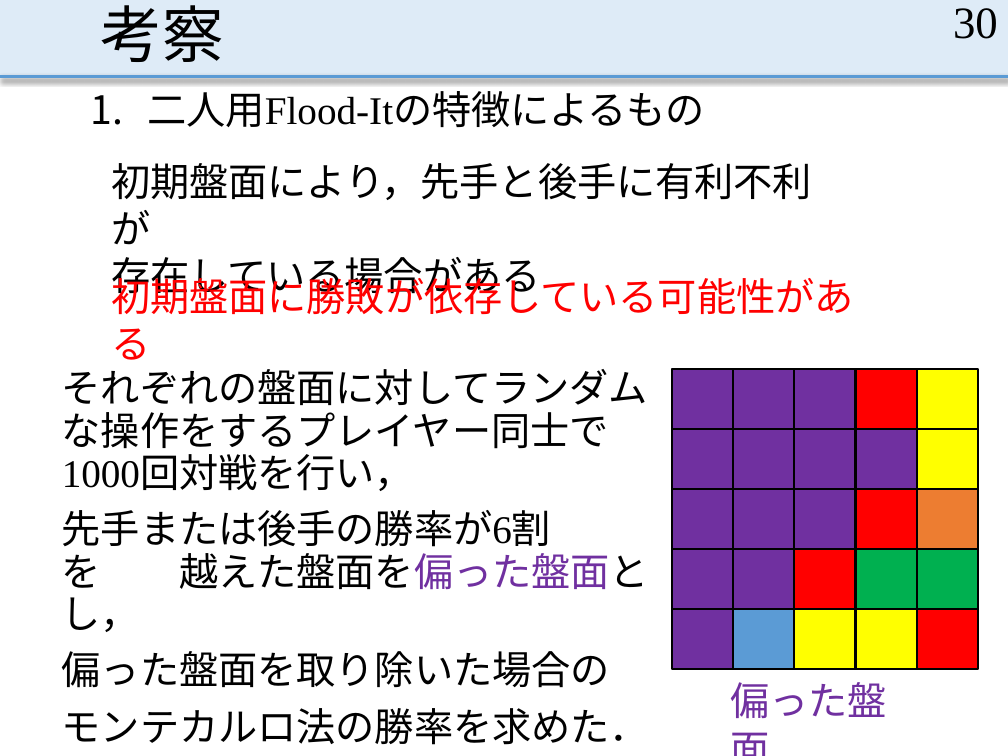
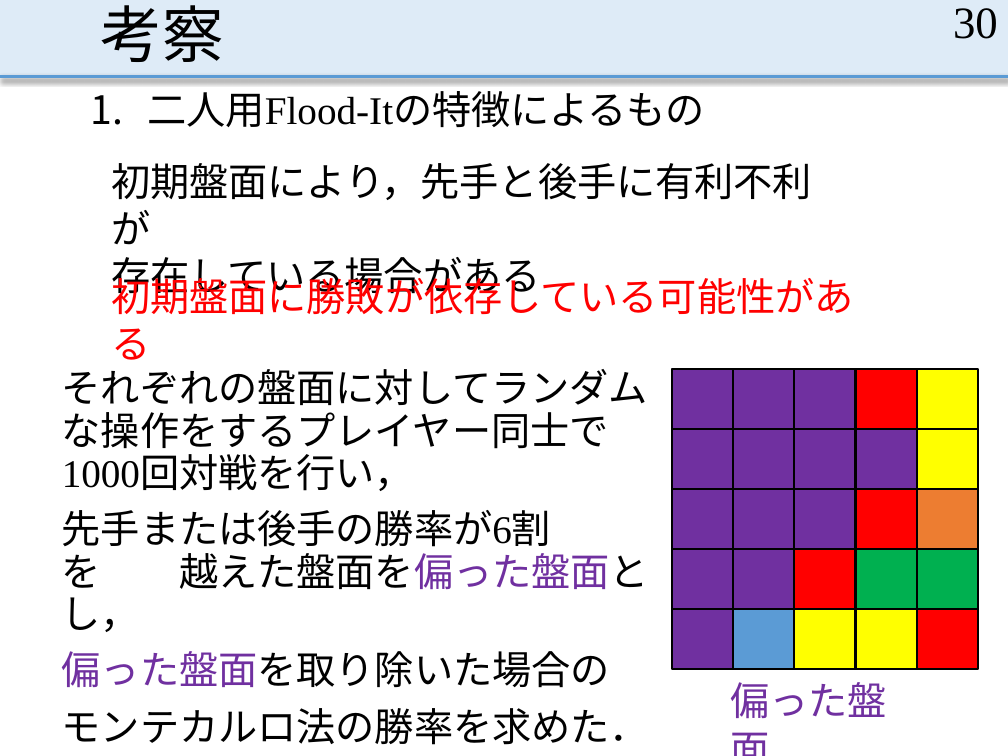
Before and after one commit to MasayaOda/SR, a slide deck: slide 30 of 中間発表1210.pptx. Drawn at 1008x756 pixels with LibreOffice and Linux fonts; fonts in the diff are those of the drawing. Boxes give left, top, right and bottom in pixels: in the first picture for what was removed or moved away, otherwise in the second. Text is boxed around its words. In the diff, an @@ line names an element or a change of style, - is before the commit and + after.

```diff
--- a/中間発表1210.pptx
+++ b/中間発表1210.pptx
@@ text at bbox=[62, 651, 610, 688]: text colour #000000 to #7030A0 in "偏った盤面を取り除いた場合の" @@
```
Also in this commit, not shown: 21 other slides changed, 3 slides added.
